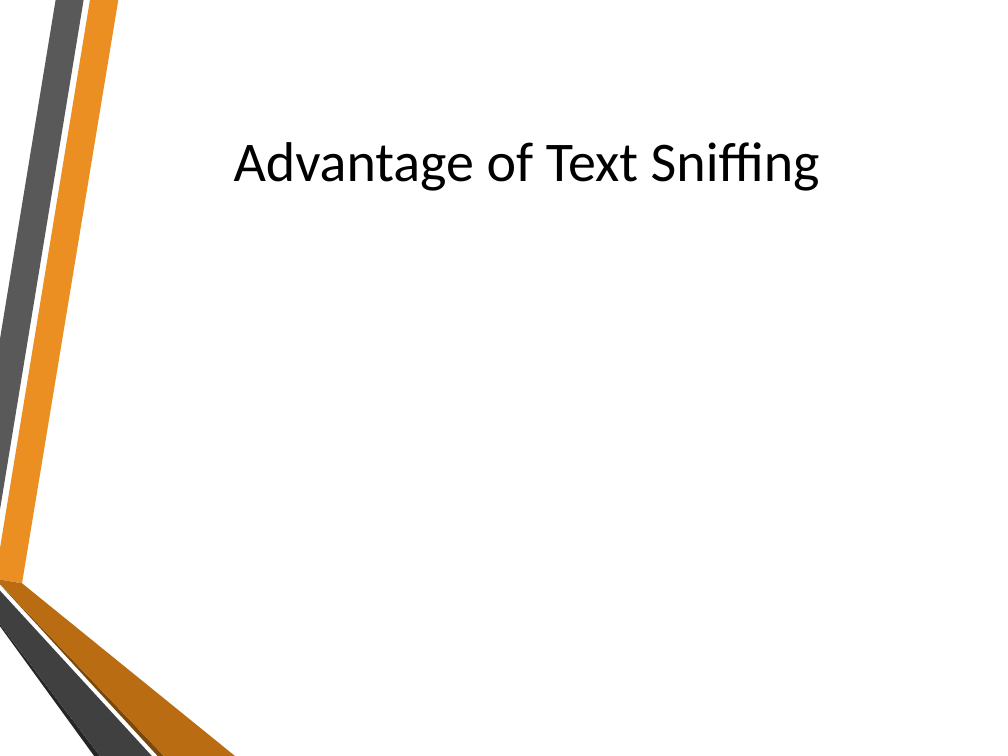
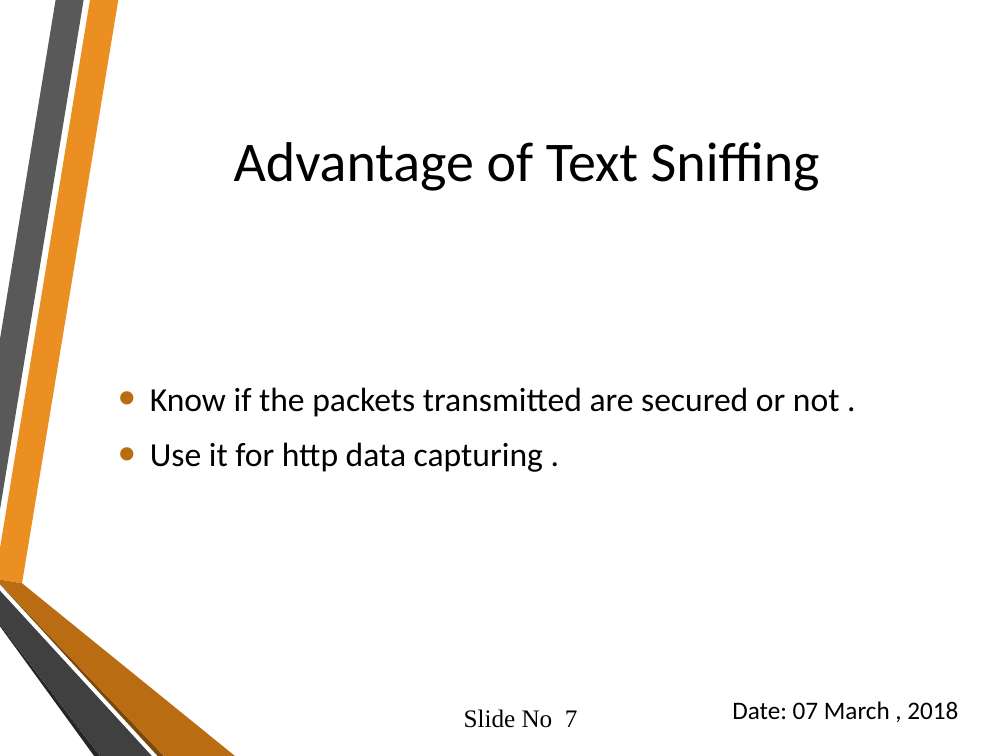
Before and after one commit to PritomKumar/SPLproject-1, a slide deck: slide 8 of Extracting Text File From Downloaded Packet File.pptx (slide 6 before the commit). Drawn at 1008x756 pixels with LibreOffice and Linux fonts; fonts in the diff are those of the drawing; background and template pictures are left out. Boxes give left, top, right and bottom in pixels: in the first picture for what was removed or moved away, otherwise in the second. Text is boxed around its words. In the diff, an @@ line names an element or a change of style, - is before the commit and + after.

```diff
--- a/Extracting Text File From Downloaded Packet File.pptx
+++ b/Extracting Text File From Downloaded Packet File.pptx
@@ text added at [150, 387, 840, 472], 24 pt, text #000000 @@
+• Know if the packets transmitted are secured or not .
+• Use it for http data capturing .
@@ text added at [464, 709, 578, 728], 18 pt, text #000000 @@
+Slide No 7
@@ text added at [732, 701, 958, 719], 18 pt, text #000000 @@
+Date: 07 March , 2018
```
Also in this commit, not shown: 1 other slide changed, 8 slides added, 4 slides removed, 5 other files.
